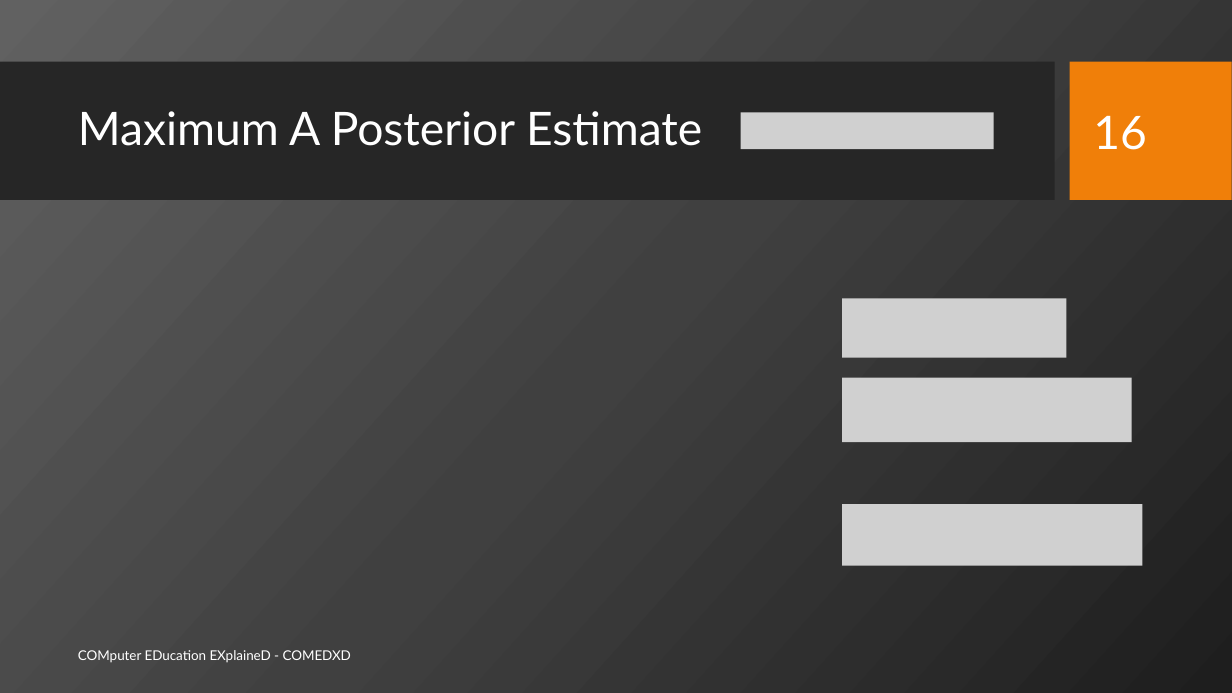
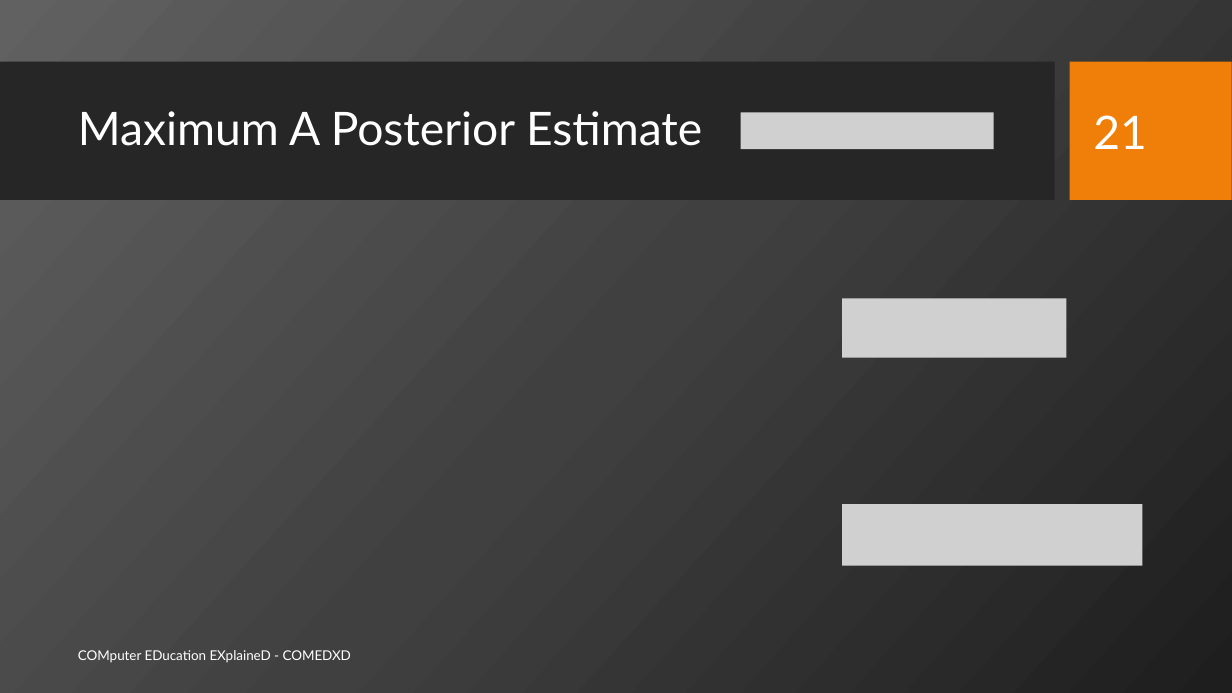
Before and after one commit to sajjo79/Machine-Learning, a slide deck: slide 21 of Slides/ML-Ch4-Parametric Methods-II.pptx (slide 16 before the commit). Drawn at 1232x693 pixels with LibreOffice and Linux fonts; fonts in the diff are those of the drawing; grey boxes stand for pictures; background and template pictures are left out. Boxes give left, top, right and bottom in pixels: in the first picture for what was removed or moved away, otherwise in the second. Text is boxed around its words. In the diff, an @@ line names an element or a change of style, - is before the commit and + after.

```diff
--- a/Slides/ML-Ch4-Parametric Methods-II.pptx
+++ b/Slides/ML-Ch4-Parametric Methods-II.pptx
@@ page number at [1093,115,1147,149]: text changed @@
-16
+21
@@ picture removed at [842,378,1131,443] @@
```
Also in this commit, not shown: 5 other slides changed, 6 slides added.
